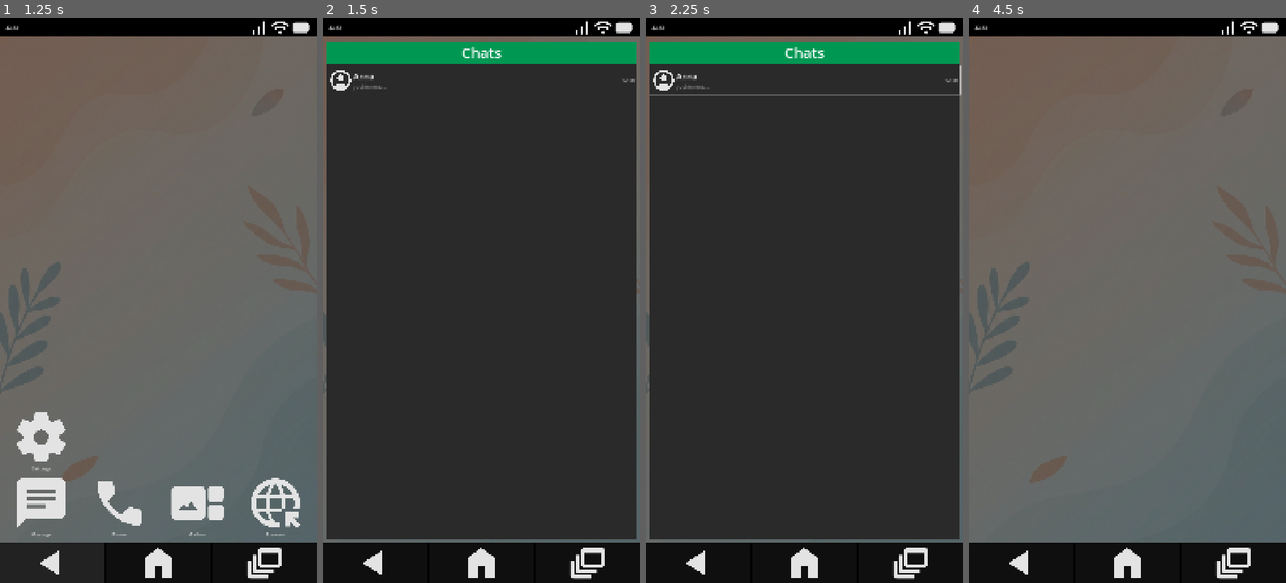
Above: before the commit, frames 1-4 (left to right).
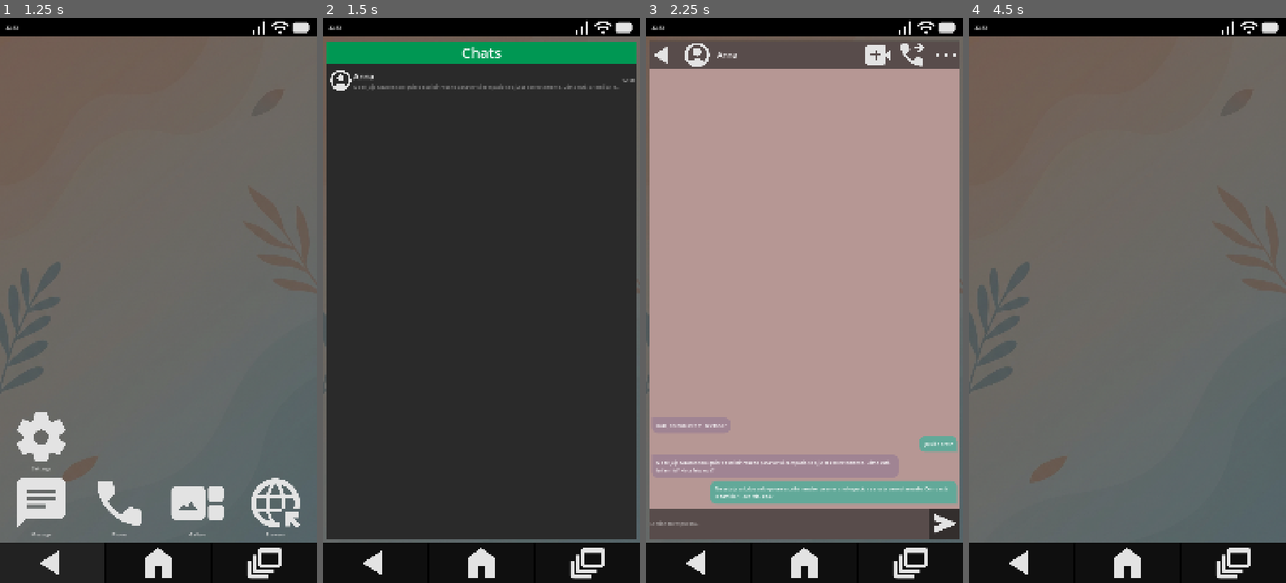
Above: after the commit, the same moments.

Repository: AlfredoCamarena/GD-Phone
Game: Godot game, scene res://_System/Main/main.tscn
The game is run twice, just before and just after one commit, with the same random seed, the same clock (stepped at 60 frames per second) and the same inputs.
Inputs (mouse positions are in pixels of both pictures, inside the frame that each line leads up to):
- Up to frame 1 (1.25 s): click (53, 560) at 0.5 s
- Up to frame 2 (1.5 s): click "Message" at 1.25 s
- Up to frame 3 (2.25 s): click (804, 80) at 2 s
- Up to frame 4 (4.5 s): click (1266, 520) at 2.77 s; click (1127, 560) at 3.5 s; click "Phone" at 4.25 s

Frame 1 is identical in both runs. In frame 2, 0.4% of the frame differs, in the area x 9-94%, y 11-13%; in frame 3, 86%, in the area x 1-100%, y 4-93%; in frame 4, nothing differs.
Error in both runs: Cannot call method 'instantiate' on a null value. (res://_System/Main/main.gd:21)

Commit message:
Add chat app

Diff:
--- a/Apps/0_Home/home_app.tscn
+++ b/Apps/0_Home/home_app.tscn
@@ -4,7 +4,7 @@
 [ext_resource type="Texture2D" uid="uid://mxrcjhfkf1o7" path="res://_Assets/App Icons 256x265/message_app_icon.png" id="2_4h0ds"]
 [ext_resource type="Texture2D" uid="uid://cmc8b48g7y2p" path="res://_Assets/App Icons 256x265/phone_app_icon.png" id="3_dqfns"]
 [ext_resource type="Texture2D" uid="uid://bsl4l0x2dt81i" path="res://_Assets/App Icons 256x265/gallery_app_icon.png" id="4_4j4ky"]
-[ext_resource type="PackedScene" uid="uid://c0lrb1smu1a8w" path="res://Apps/1_Chat/ChatList/chat_list.tscn" id="4_6o7eo"]
+[ext_resource type="PackedScene" uid="uid://mfr371hjogct" path="res://Apps/1_Chat/chat_app.tscn" id="4_6o7eo"]
 [ext_resource type="Texture2D" uid="uid://c3ljkvgrcrrdr" path="res://_Assets/App Icons 256x265/browser_app_icon.png" id="5_pb8ib"]
 [ext_resource type="Texture2D" uid="uid://b6p0abcgr5qtw" path="res://_Assets/App Icons 256x265/settings_app_icon.png" id="6_iyp04"]
 
--- /dev/null
+++ b/Apps/1_Chat/ChatBubble/Me/bubble_me.tscn
@@ -0,0 +1,19 @@
+[gd_scene load_steps=3 format=3 uid="uid://cnmccr7wi7o5r"]
+
+[ext_resource type="PackedScene" uid="uid://cen32adkpntg4" path="res://Apps/1_Chat/ChatBubble/chat_bubble.tscn" id="1_thdyy"]
+
+[sub_resource type="StyleBoxFlat" id="StyleBoxFlat_thdyy"]
+content_margin_left = 15.0
+content_margin_top = 15.0
+content_margin_right = 15.0
+content_margin_bottom = 15.0
+bg_color = Color(0.38497895, 0.66225874, 0.59800816, 1)
+corner_radius_top_left = 20
+corner_radius_top_right = 20
+corner_radius_bottom_left = 20
+
+[node name="BubbleMe" instance=ExtResource("1_thdyy")]
+offset_right = 178.0
+offset_bottom = 53.0
+size_flags_horizontal = 8
+theme_override_styles/panel = SubResource("StyleBoxFlat_thdyy")
--- /dev/null
+++ b/Apps/1_Chat/ChatBubble/Other/bubble_other.tscn
@@ -0,0 +1,19 @@
+[gd_scene load_steps=3 format=3 uid="uid://dcqg1uuswi4y8"]
+
+[ext_resource type="PackedScene" uid="uid://cen32adkpntg4" path="res://Apps/1_Chat/ChatBubble/chat_bubble.tscn" id="1_yrf0o"]
+
+[sub_resource type="StyleBoxFlat" id="StyleBoxFlat_yrf0o"]
+content_margin_left = 15.0
+content_margin_top = 15.0
+content_margin_right = 15.0
+content_margin_bottom = 15.0
+bg_color = Color(0.62883025, 0.5156376, 0.57739353, 1)
+corner_radius_top_right = 20
+corner_radius_bottom_right = 20
+corner_radius_bottom_left = 20
+
+[node name="BubbleOther" instance=ExtResource("1_yrf0o")]
+offset_right = 178.0
+offset_bottom = 53.0
+size_flags_horizontal = 0
+theme_override_styles/panel = SubResource("StyleBoxFlat_yrf0o")
--- /dev/null
+++ b/Apps/1_Chat/ChatBubble/chat_bubble.gd
@@ -0,0 +1,19 @@
+class_name ChatBubble
+extends PanelContainer
+
+@onready var message_label: Label = $MessageLabel
+
+func setup(msg: String) -> void:
+	message_label.text = msg
+
+	var max_allowed_width := get_viewport_rect().size.x * 0.75
+	var font := message_label.get_theme_font("font")
+	var font_size := message_label.get_theme_font_size("font_size")
+	var text_size := font.get_string_size(message_label.text, HORIZONTAL_ALIGNMENT_LEFT, -1, font_size)
+
+	if text_size.x > max_allowed_width:
+		message_label.autowrap_mode = TextServer.AUTOWRAP_WORD_SMART
+		message_label.custom_minimum_size.x = max_allowed_width
+	else:
+		message_label.autowrap_mode = TextServer.AUTOWRAP_OFF
+		message_label.custom_minimum_size.x = 0
--- /dev/null
+++ b/Apps/1_Chat/ChatBubble/chat_bubble.tscn
@@ -0,0 +1,13 @@
+[gd_scene load_steps=2 format=3 uid="uid://cen32adkpntg4"]
+
+[ext_resource type="Script" uid="uid://dxa71id6av5w" path="res://Apps/1_Chat/ChatBubble/chat_bubble.gd" id="1_kw4iq"]
+
+[node name="ChatBubble" type="PanelContainer"]
+offset_right = 148.0
+offset_bottom = 23.0
+script = ExtResource("1_kw4iq")
+
+[node name="MessageLabel" type="Label" parent="."]
+custom_minimum_size = Vector2(50, 0)
+layout_mode = 2
+text = "Mensaje de prueba"
--- /dev/null
+++ b/Apps/1_Chat/ChatDetail/chat_detail.gd
@@ -0,0 +1,43 @@
+class_name ChatDetail
+extends Control
+
+const BUBBLE_ME = preload("uid://cnmccr7wi7o5r")
+const BUBBLE_OTHER = preload("uid://dcqg1uuswi4y8")
+
+@onready var messages_container: VBoxContainer = %MessagesContainer
+@onready var name_label: Label = %NameLabel
+@onready var back_button: Button = %BackButton
+@onready var avatar: TextureRect = %Avatar
+@onready var message_scroll: ScrollContainer = %MessageScroll
+
+signal requested_go_back
+
+func _ready() -> void:
+	back_button.pressed.connect(func() -> void:
+		requested_go_back.emit())
+
+
+func setup(chat_data: ChatData) -> void:
+	name_label.text = chat_data.contact_name
+	if chat_data.profile_pic:
+		avatar.texture = chat_data.profile_pic
+
+	for child in messages_container.get_children():
+		child.queue_free()
+
+	for msg in chat_data.conversation:
+		add_message_bubble(msg)
+
+	message_scroll.scroll_vertical = message_scroll.get_v_scroll_bar().max_value as int
+
+
+func add_message_bubble(msg_data: MessageData) -> void:
+	var bubble: ChatBubble
+
+	if msg_data.sender == MessageData.Sender.ME:
+		bubble = BUBBLE_ME.instantiate() as ChatBubble
+	else:
+		bubble = BUBBLE_OTHER.instantiate() as ChatBubble
+
+	messages_container.add_child(bubble)
+	bubble.setup(msg_data.text)
--- /dev/null
+++ b/Apps/1_Chat/ChatDetail/chat_detail.tscn
@@ -0,0 +1,141 @@
+[gd_scene load_steps=8 format=3 uid="uid://c6slh871de23t"]
+
+[ext_resource type="Script" uid="uid://drj56ojjrpoti" path="res://Apps/1_Chat/ChatDetail/chat_detail.gd" id="1_bkvpm"]
+[ext_resource type="Texture2D" uid="uid://ds7ic48ku3bl2" path="res://_Assets/NavBar128x128/nav_back.png" id="2_o77o1"]
+[ext_resource type="Texture2D" uid="uid://fi042hb8xr13" path="res://_Assets/Avatars 256x256/default_avatar.png" id="3_w0bou"]
+[ext_resource type="Texture2D" uid="uid://d3uso2e0sd8q1" path="res://_Assets/Chat 96x96/video_call.png" id="4_32lo3"]
+[ext_resource type="Texture2D" uid="uid://d2gi3lcrxkkxb" path="res://_Assets/Chat 96x96/send_arrow.png" id="4_w0bou"]
+[ext_resource type="Texture2D" uid="uid://psfg7gbmafvf" path="res://_Assets/Chat 96x96/voice_call.png" id="5_6xbe8"]
+[ext_resource type="Texture2D" uid="uid://3ccjf4vdc77e" path="res://_Assets/Chat 96x96/option_dots.png" id="6_4sh2e"]
+
+[node name="ChatDetail" type="Control"]
+layout_mode = 3
+anchors_preset = 15
+anchor_right = 1.0
+anchor_bottom = 1.0
+grow_horizontal = 2
+grow_vertical = 2
+script = ExtResource("1_bkvpm")
+
+[node name="Background" type="ColorRect" parent="."]
+layout_mode = 1
+anchors_preset = 15
+anchor_right = 1.0
+anchor_bottom = 1.0
+grow_horizontal = 2
+grow_vertical = 2
+color = Color(0.71488535, 0.592703, 0.58078104, 1)
+
+[node name="MainLayout" type="VBoxContainer" parent="."]
+layout_mode = 1
+anchors_preset = 15
+anchor_right = 1.0
+anchor_bottom = 1.0
+grow_horizontal = 2
+grow_vertical = 2
+
+[node name="Header" type="PanelContainer" parent="MainLayout"]
+custom_minimum_size = Vector2(0, 60)
+layout_mode = 2
+
+[node name="HBoxContainer" type="HBoxContainer" parent="MainLayout/Header"]
+layout_mode = 2
+size_flags_vertical = 4
+theme_override_constants/separation = 20
+
+[node name="BackButton" type="Button" parent="MainLayout/Header/HBoxContainer"]
+unique_name_in_owner = true
+custom_minimum_size = Vector2(96, 96)
+layout_mode = 2
+size_flags_horizontal = 4
+size_flags_vertical = 4
+focus_mode = 0
+flat = true
+
+[node name="Icon" type="TextureRect" parent="MainLayout/Header/HBoxContainer/BackButton"]
+custom_minimum_size = Vector2(96, 96)
+layout_mode = 0
+offset_right = 40.0
+offset_bottom = 40.0
+texture = ExtResource("2_o77o1")
+expand_mode = 1
+
+[node name="Avatar" type="TextureRect" parent="MainLayout/Header/HBoxContainer"]
+unique_name_in_owner = true
+custom_minimum_size = Vector2(96, 96)
+layout_mode = 2
+size_flags_vertical = 4
+texture = ExtResource("3_w0bou")
+expand_mode = 1
+
+[node name="NameLabel" type="Label" parent="MainLayout/Header/HBoxContainer"]
+unique_name_in_owner = true
+layout_mode = 2
+theme_type_variation = &"HeaderLarge"
+text = "Nombre de Contacto"
+
+[node name="RightIconsContainer" type="HBoxContainer" parent="MainLayout/Header/HBoxContainer"]
+layout_mode = 2
+size_flags_horizontal = 10
+size_flags_vertical = 4
+theme_override_constants/separation = 20
+
+[node name="VideoIcon" type="TextureRect" parent="MainLayout/Header/HBoxContainer/RightIconsContainer"]
+custom_minimum_size = Vector2(96, 96)
+layout_mode = 2
+texture = ExtResource("4_32lo3")
+expand_mode = 1
+
+[node name="CallIcon" type="TextureRect" parent="MainLayout/Header/HBoxContainer/RightIconsContainer"]
+custom_minimum_size = Vector2(96, 96)
+layout_mode = 2
+texture = ExtResource("5_6xbe8")
+expand_mode = 1
+
+[node name="OptionsIcon" type="TextureRect" parent="MainLayout/Header/HBoxContainer/RightIconsContainer"]
+custom_minimum_size = Vector2(96, 96)
+layout_mode = 2
+texture = ExtResource("6_4sh2e")
+expand_mode = 1
+
+[node name="MessageScroll" type="ScrollContainer" parent="MainLayout"]
+unique_name_in_owner = true
+layout_mode = 2
+size_flags_vertical = 3
+horizontal_scroll_mode = 0
+
+[node name="MarginContainer" type="MarginContainer" parent="MainLayout/MessageScroll"]
+layout_mode = 2
+size_flags_horizontal = 3
+size_flags_vertical = 3
+theme_override_constants/margin_left = 10
+theme_override_constants/margin_top = 10
+theme_override_constants/margin_right = 10
+theme_override_constants/margin_bottom = 10
+
+[node name="MessagesContainer" type="VBoxContainer" parent="MainLayout/MessageScroll/MarginContainer"]
+unique_name_in_owner = true
+layout_mode = 2
+size_flags_horizontal = 3
+size_flags_vertical = 3
+theme_override_constants/separation = 10
+alignment = 2
+
+[node name="InputArea" type="PanelContainer" parent="MainLayout"]
+custom_minimum_size = Vector2(0, 50)
+layout_mode = 2
+
+[node name="HBoxContainer" type="HBoxContainer" parent="MainLayout/InputArea"]
+layout_mode = 2
+
+[node name="TypeBox" type="LineEdit" parent="MainLayout/InputArea/HBoxContainer"]
+layout_mode = 2
+size_flags_horizontal = 3
+placeholder_text = "Escribe tu respuesta..."
+flat = true
+caret_blink = true
+
+[node name="SendButton" type="Button" parent="MainLayout/InputArea/HBoxContainer"]
+layout_mode = 2
+focus_mode = 0
+icon = ExtResource("4_w0bou")
--- a/Apps/1_Chat/ChatList/chat_list.gd
+++ b/Apps/1_Chat/ChatList/chat_list.gd
@@ -1,7 +1,10 @@
+class_name ChatList
 extends Control
 
 const CONTACT_ROW_SCENE := preload("uid://f447clfv0fb1")
 const CHATS_PATH = "res://Data/Chats/"
+
+signal requested_open_chat(data: ChatData)
 
 @onready var chats_container: VBoxContainer = %ChatsContainer
 
@@ -30,5 +33,4 @@
 
 
 func _on_chat_selected(data: ChatData) -> void:
-	print("Abrir conversación con: " + data.contact_name)
-	# AQUÍ (en el futuro) le diremos al Main que cambie de pantalla a la vista de chat
+	requested_open_chat.emit(data)
--- a/Apps/1_Chat/ChatRow/ChatRow.tscn
+++ b/Apps/1_Chat/ChatRow/ChatRow.tscn
@@ -9,6 +9,7 @@
 anchor_right = 1.0
 offset_bottom = 8.0
 grow_horizontal = 2
+focus_mode = 0
 flat = true
 script = ExtResource("1_xals4")
 
--- a/Apps/1_Chat/ChatRow/chat_row.gd
+++ b/Apps/1_Chat/ChatRow/chat_row.gd
@@ -22,5 +22,6 @@
 	else:
 		preview_label.text = ""
 
+
 func _pressed() -> void:
 	chat_selected.emit(chat_data)
--- /dev/null
+++ b/Apps/1_Chat/chat_app.gd
@@ -0,0 +1,14 @@
+extends Control
+
+@onready var chat_list: ChatList = $ChatList
+@onready var chat_detail: ChatDetail = $ChatDetail
+
+func _ready() -> void:
+	chat_detail.requested_go_back.connect(func() -> void:
+		chat_list.show()
+		chat_detail.hide())
+
+	chat_list.requested_open_chat.connect(func(data: ChatData) -> void:
+		chat_detail.setup(data)
+		chat_detail.show()
+		chat_list.hide())
--- /dev/null
+++ b/Apps/1_Chat/chat_app.tscn
@@ -0,0 +1,21 @@
+[gd_scene load_steps=4 format=3 uid="uid://mfr371hjogct"]
+
+[ext_resource type="Script" uid="uid://bbg2qc5wnrxr4" path="res://Apps/1_Chat/chat_app.gd" id="1_4dmd4"]
+[ext_resource type="PackedScene" uid="uid://c0lrb1smu1a8w" path="res://Apps/1_Chat/ChatList/chat_list.tscn" id="1_pchu2"]
+[ext_resource type="PackedScene" uid="uid://c6slh871de23t" path="res://Apps/1_Chat/ChatDetail/chat_detail.tscn" id="2_4dmd4"]
+
+[node name="ChatApp" type="Control"]
+layout_mode = 3
+anchors_preset = 15
+anchor_right = 1.0
+anchor_bottom = 1.0
+grow_horizontal = 2
+grow_vertical = 2
+script = ExtResource("1_4dmd4")
+
+[node name="ChatList" parent="." instance=ExtResource("1_pchu2")]
+layout_mode = 1
+
+[node name="ChatDetail" parent="." instance=ExtResource("2_4dmd4")]
+visible = false
+layout_mode = 1
--- a/Data/Chats/anna_chat.tres
+++ b/Data/Chats/anna_chat.tres
@@ -1,13 +1,15 @@
-[gd_resource type="Resource" script_class="ChatData" load_steps=6 format=3 uid="uid://clov4e5f75fxj"]
+[gd_resource type="Resource" script_class="ChatData" load_steps=8 format=3 uid="uid://clov4e5f75fxj"]
 
 [ext_resource type="Script" uid="uid://dbte7kxlkuhtf" path="res://_System/Resources/MessageData.gd" id="1_4bhi4"]
 [ext_resource type="Resource" uid="uid://k3hrrvjf08d4" path="res://Data/Messages/Anna/msg_hola.tres" id="2_ne0hs"]
 [ext_resource type="Script" uid="uid://r6alea8oi7u3" path="res://_System/Resources/ChatData.gd" id="2_pejcp"]
 [ext_resource type="Resource" uid="uid://06ar1do2hycm" path="res://Data/Messages/Anna/msg_respuesta.tres" id="3_0na06"]
 [ext_resource type="Texture2D" uid="uid://fi042hb8xr13" path="res://_Assets/Avatars 256x256/default_avatar.png" id="4_0na06"]
+[ext_resource type="Resource" uid="uid://cxng1d07mao08" path="res://Data/Messages/Anna/msg_long.tres" id="4_txcsh"]
+[ext_resource type="Resource" uid="uid://btvyp3ko1477v" path="res://Data/Messages/Anna/msg_long2.tres" id="5_0ym50"]
 
 [resource]
 script = ExtResource("2_pejcp")
 contact_name = "Anna"
-conversation = Array[ExtResource("1_4bhi4")]([ExtResource("2_ne0hs"), ExtResource("3_0na06")])
+conversation = Array[ExtResource("1_4bhi4")]([ExtResource("2_ne0hs"), ExtResource("3_0na06"), ExtResource("4_txcsh"), ExtResource("5_0ym50")])
 metadata/_custom_type_script = "uid://r6alea8oi7u3"
--- /dev/null
+++ b/Data/Messages/Anna/msg_long.tres
@@ -0,0 +1,8 @@
+[gd_resource type="Resource" script_class="MessageData" load_steps=2 format=3 uid="uid://cxng1d07mao08"]
+
+[ext_resource type="Script" uid="uid://dbte7kxlkuhtf" path="res://_System/Resources/MessageData.gd" id="1_d710p"]
+
+[resource]
+script = ExtResource("1_d710p")
+text = "No sé jaja saludos solo quiero escribir mucho para ver si el espacio se ajusta correctamente. Cómo está la familia? Hace frío, edá?"
+metadata/_custom_type_script = "uid://dbte7kxlkuhtf"
--- /dev/null
+++ b/Data/Messages/Anna/msg_long2.tres
@@ -0,0 +1,9 @@
+[gd_resource type="Resource" script_class="MessageData" load_steps=2 format=3 uid="uid://btvyp3ko1477v"]
+
+[ext_resource type="Script" uid="uid://dbte7kxlkuhtf" path="res://_System/Resources/MessageData.gd" id="1_h8ypl"]
+
+[resource]
+script = ExtResource("1_h8ypl")
+sender = 0
+text = "No sé jaja saludos solo quiero escribir mucho para ver si el espacio se ajusta correctamente. Cómo está la familia? Hace frío, edá?"
+metadata/_custom_type_script = "uid://dbte7kxlkuhtf"
--- a/_System/Main/main.tscn
+++ b/_System/Main/main.tscn
@@ -68,7 +68,7 @@
 theme_override_constants/margin_right = 10
 theme_override_constants/margin_bottom = 10
 
-[node name="Control" parent="SafeZone/MainLayout/AppContainer" instance=ExtResource("4_w0imb")]
+[node name="HomeApp" parent="SafeZone/MainLayout/AppContainer" instance=ExtResource("4_w0imb")]
 layout_mode = 2
 
 [node name="BottomBar" type="PanelContainer" parent="SafeZone/MainLayout"]
Not shown, added: Apps/1_Chat/ChatBubble/chat_bubble.gd.uid
Not shown, added: Apps/1_Chat/ChatDetail/chat_detail.gd.uid
Not shown, added: Apps/1_Chat/chat_app.gd.uid
